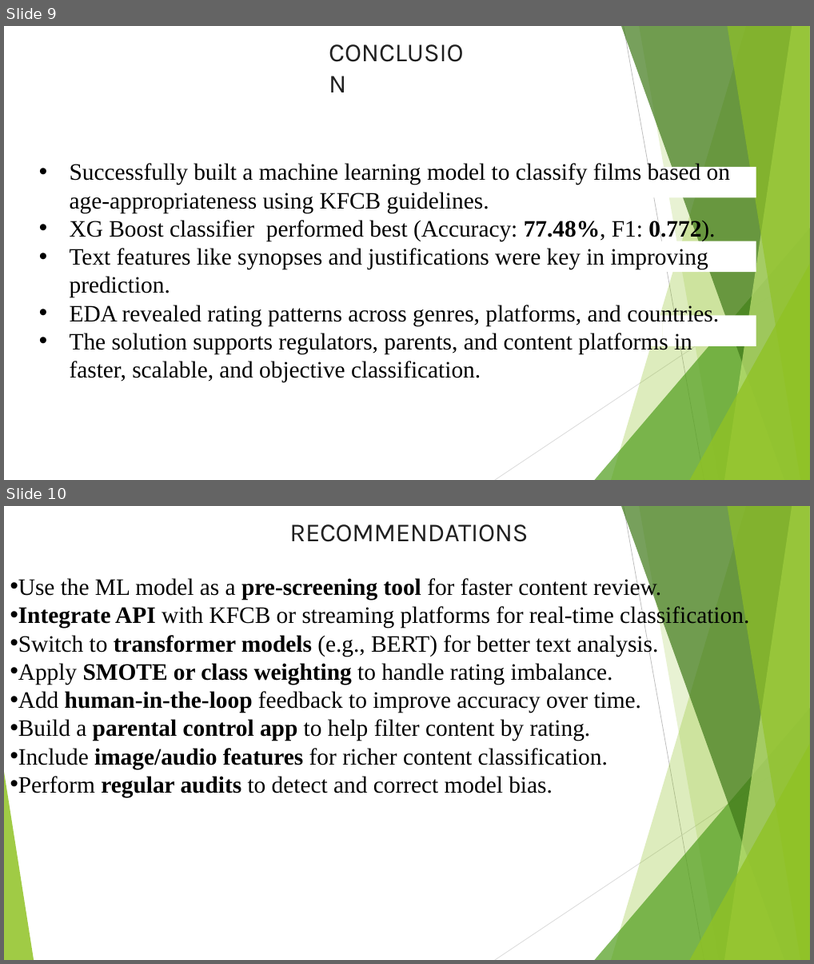
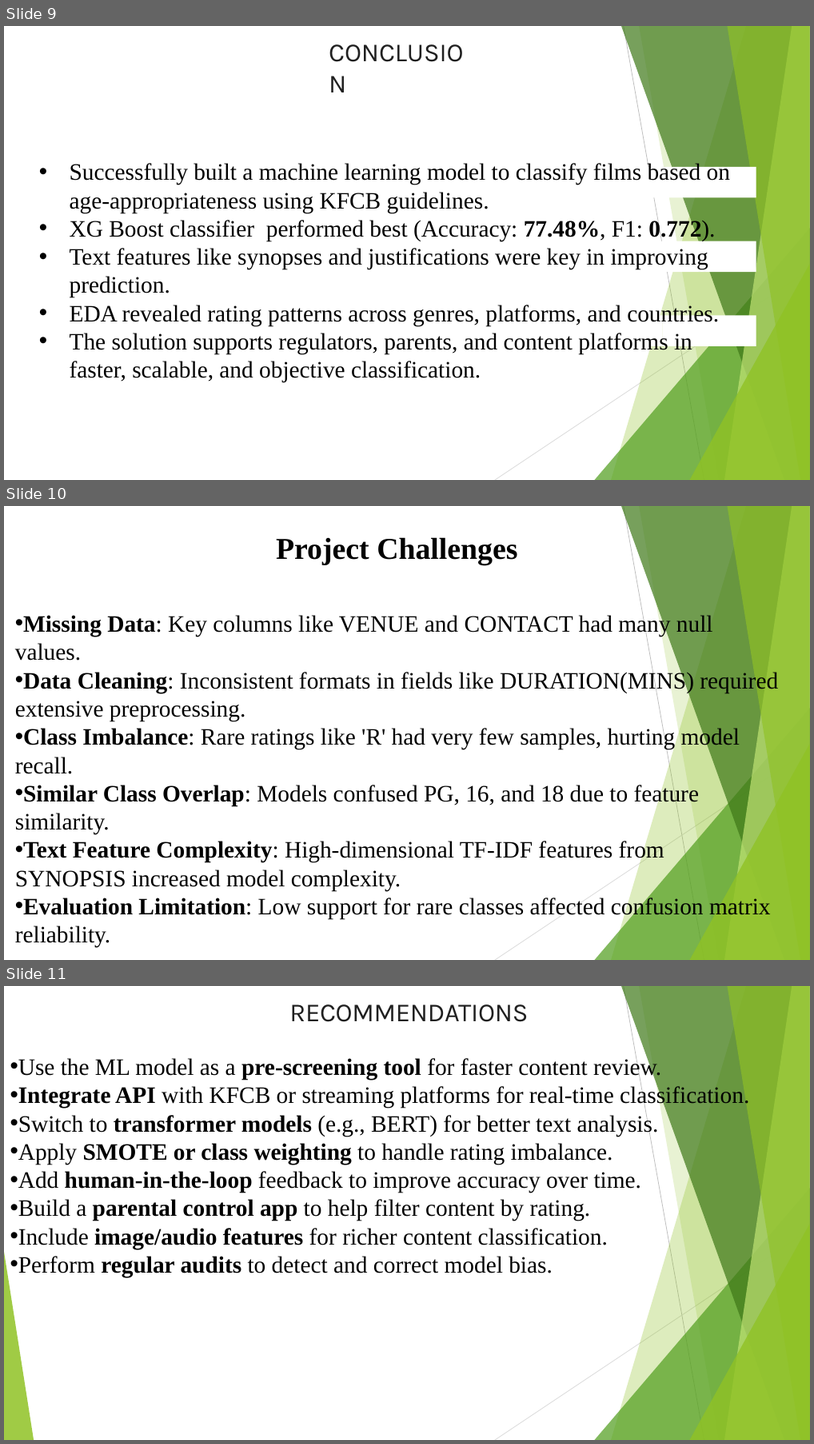
Before and after one commit to cminyade/Data_Alchemists, a slide deck: audiovisual_presentation.pptx. Shown one above the other, each under a label of ours: slides 9 and 10 before the commit, slides 9, 10 and 11 after it. The pictures are 814x964 and 814x1444 pixels, drawn with LibreOffice and Linux fonts; fonts in the diff are those of the drawing. Boxes give left, top, right and bottom in pixels: in the first picture for what was removed or moved away, otherwise in the second. Text is boxed around its words. In the diff, an @@ line names an element or a change of style, - is before the commit and + after.

```diff
--- a/audiovisual_presentation.pptx
+++ b/audiovisual_presentation.pptx
@@ slide 10 added at box(4, 506, 810, 960), background #FFFFFF; not listed: 9 template elements that a slide beside it also shows @@
@@ text added at box(276, 537, 518, 565), 36 pt, text #000000, bold @@
+Project Challenges
@@ text added at box(15, 613, 778, 948), 28 pt, text #000000 @@
+• Missing Data: Key columns like VENUE and CONTACT had many null values.
+• Data Cleaning: Inconsistent formats in fields like DURATION(MINS) required extensive preprocessing.
+• Class Imbalance: Rare ratings like 'R' had very few samples, hurting model recall.
+• Similar Class Overlap: Models confused PG, 16, and 18 due to feature similarity.
+• Text Feature Complexity: High-dimensional TF-IDF features from SYNOPSIS increased model complexity.
+• Evaluation Limitation: Low support for rare classes affected confusion matrix reliability.
@@ what was slide 10 is now slide 11 @@
```
Also in this commit, not shown: 1 slide changed, 1 other file.
